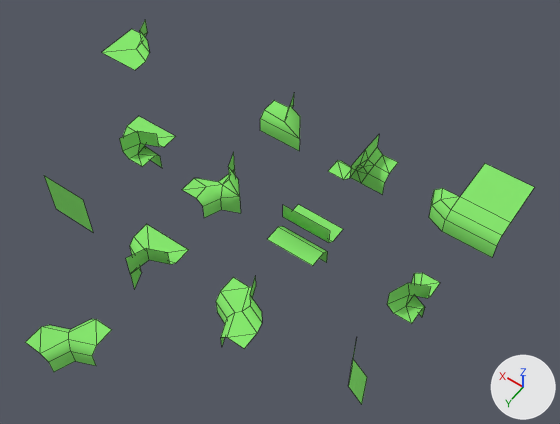
A saved change to the Blender file datas/meshes/round-smooth-chunck-parts-lod-1.blend.
Camera for both pictures: a camera (50 mm lens) standing at (-4.51, 9.1, 11.4) and looking at (0.65, 1.88, 0.05). Arrows for +X, +Y and +Z are at lower right; the lights stay in place. Mesh edges are drawn as thin lines.

Names of what the first picture shows: '10000000', '10000001', '10100000', '10101000', '11000000', '11000001', '11000011', '11000110', '11001000', '11010001', '11011000', '11110000', '11111000'.
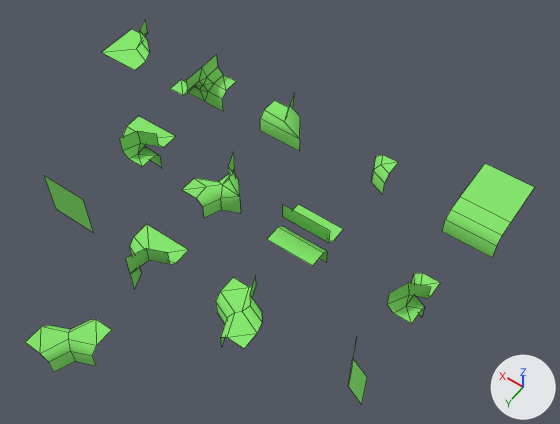
Boxes (x1, y1, x2, y2) around the edits, measured in the pictures (560 x 424 px):
'11000110', moved
    before: (328, 135, 398, 195)
    after: (170, 54, 236, 111)
'10000000', moved
    before: (429, 188, 460, 231)
    after: (371, 155, 398, 195)

The change in detail:
Object '10000000' (ob_10000000) moves from (-1.5, 0.5, 0.5) to (0.0, 0.0, 0.0).
Object '11000110' (ob_11000110) moves from (0.0, 0.0, 0.0) to (4.0, 0.0, 0.0).
